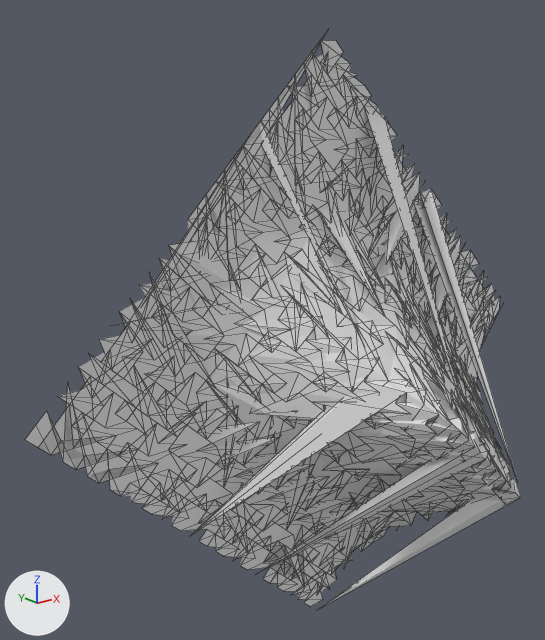
Two versions of the OBJ model regression/hbr_regression/baseline/catmark_dart_edgecorner_level2.obj, one commit apart.
The view is the same before and after, from a 50 mm lens placed at (-3.177, -3.453, 1.699), pointed at (-0.419, -0.005, 0.32). The lights are fixed; the arrows at lower left show +X, +Y and +Z. Mesh edges are drawn as thin lines. Where no turn or scale is listed for an object, it has been applied to the vertices.

Script lines for the objects in view, before the commit:
```python
me_catmark_dart_edgecorner_level2 = bpy.data.meshes.new('catmark_dart_edgecorner_level2')
me_catmark_dart_edgecorner_level2.from_pydata(...)  # 1088 vertices, 1023 faces; spans x -2.0..2.0, y -0.94..0.0, z -2.0..2.0
ob_catmark_dart_edgecorner_level2 = bpy.data.objects.new('catmark_dart_edgecorner_level2', me_catmark_dart_edgecorner_level2)
ob_catmark_dart_edgecorner_level2.location = (0.0, 0.0, 0.0)
```
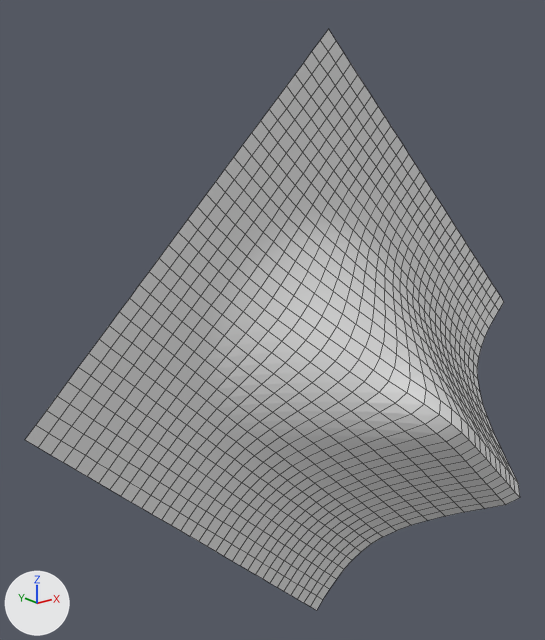
Patch to the scene script:
```diff
--- a/regression/hbr_regression/baseline/catmark_dart_edgecorner_level2.obj.py
+++ b/regression/hbr_regression/baseline/catmark_dart_edgecorner_level2.obj.py
@@ me_catmark_dart_edgecorner_level2 @@
 # used by ob_catmark_dart_edgecorner_level2; location = (0.0, 0.0, 0.0)
-me_catmark_dart_edgecorner_level2.from_pydata(...)  # 1088 vertices, 1023 faces; spans x -2.0..2.0, y -0.94..0.0, z -2.0..2.0
+me_catmark_dart_edgecorner_level2.from_pydata(...)  # 1089 vertices, 1024 faces; spans x -2.0..2.0, y -0.94..0.0, z -2.0..2.0
+# me_catmark_dart_edgecorner_level2 part 1: 1 vertex added at x -1.06, y 0.0, z 0.94
```

Changed parts and their boxes [x1, y1, x2, y2] in the pictures (545 x 640 px):
'catmark_dart_edgecorner_level2', reshaped
    before: [25, 32, 520, 610]
    after: [25, 29, 520, 610]
part 1 of me_catmark_dart_edgecorner_level2, added
    after: [169, 220, 198, 255]
